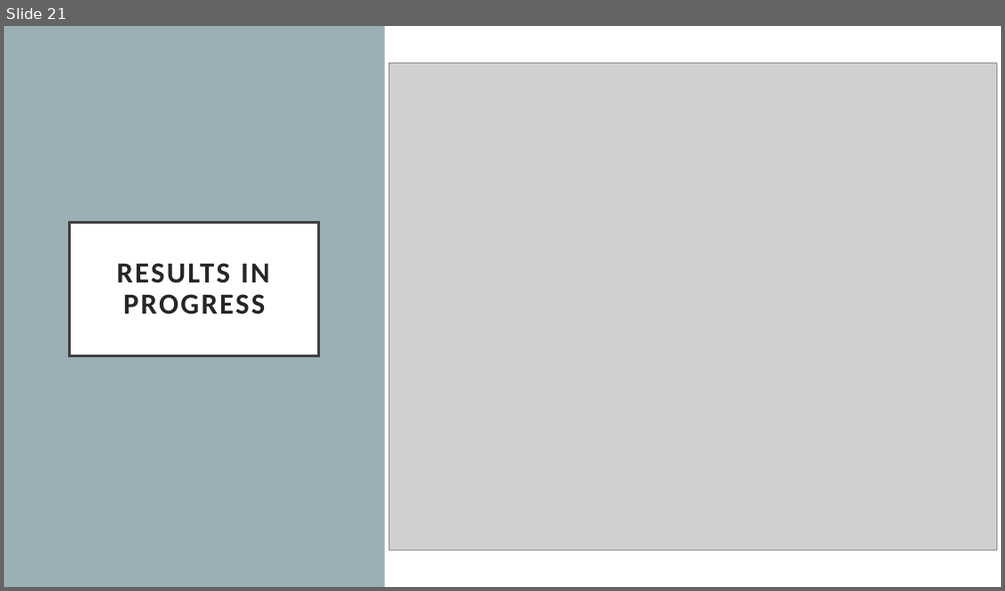
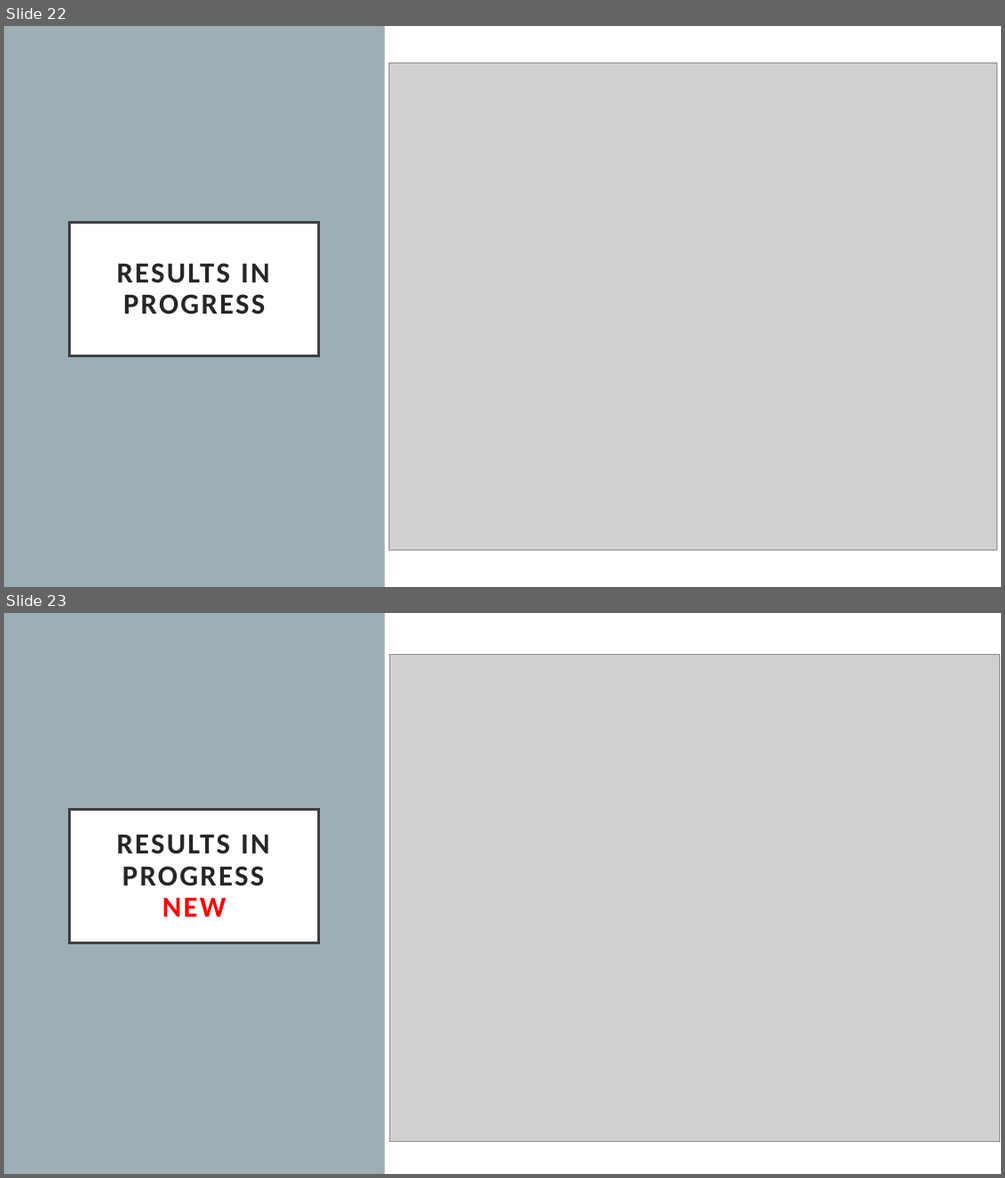
Before and after one commit to NetanelShalev/AD_LongitudinalDataGenerator, a slide deck: paper_presentation.pptx. Shown one above the other, each under a label of ours: slide 21 before the commit, slides 22 and 23 after it. The pictures are 1005x591 and 1005x1178 pixels, drawn with LibreOffice and Linux fonts; fonts in the diff are those of the drawing; grey boxes stand for pictures. Boxes give left, top, right and bottom in pixels: in the first picture for what was removed or moved away, otherwise in the second. Text is boxed around its words. In the diff, an @@ line names an element or a change of style, - is before the commit and + after.

```diff
--- a/paper_presentation.pptx
+++ b/paper_presentation.pptx
@@ slide 23 added at [4,613,1001,1174], background #FFFFFF @@
@@ rectangle added at [4,613,385,1174], fill #9BAFB5 @@
@@ picture added at [389,654,999,1142] @@
@@ title added at [70,810,319,943], fill #FFFFFF, outline #404040 2.5 pt, 28 pt, text #262626, bold @@
+RESULTS IN PROGRESS
+NEW
@@ what was slide 21 is now slide 22 @@
```
Also in this commit, not shown: 2 slides changed, 5 other slides added, 10 other files.
